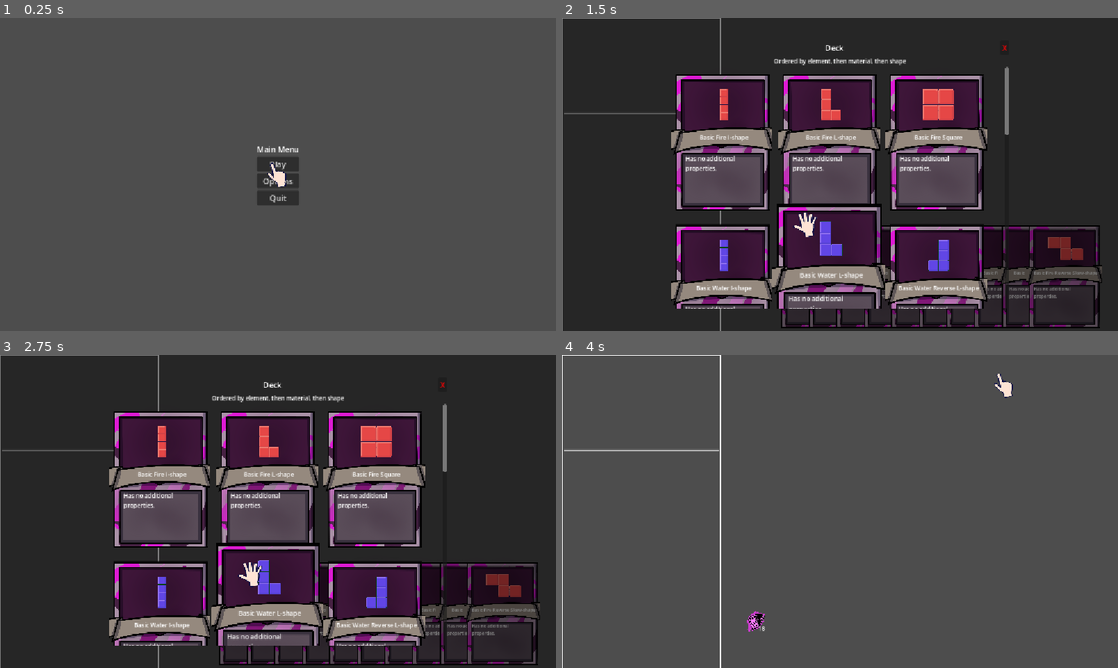
Above: before the commit, frames 1-4 (two rows, left to right).
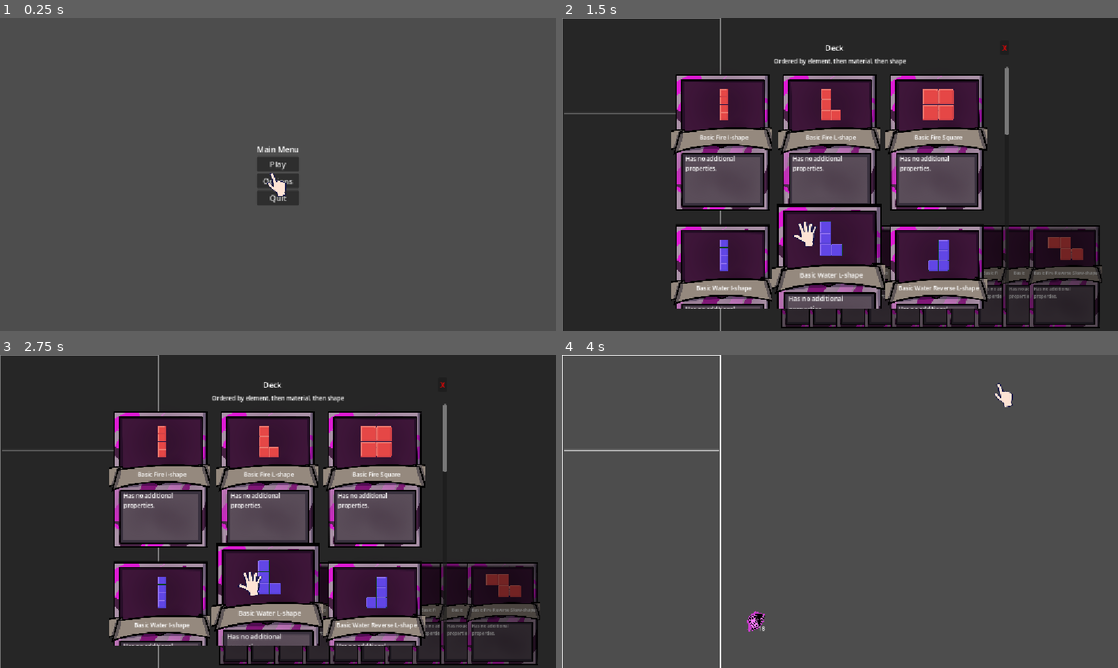
Above: after the commit, the same moments.

Repository: ttcs-games/godot-wild-jam-99
Game: Godot game, scene res://Main_menu.tscn
Same seed, same stepped clock (60 frames per second), same inputs: the game is played once before the commit and once after it.
Inputs (mouse positions are in pixels of both pictures, inside the frame that each line leads up to):
- Up to frame 1 (0.25 s): no input
- Up to frame 2 (1.5 s): click "Play" at 0.5 s; tap Enter at 1.25 s; drag from (762, 284) to (895, 105) at 1.27 s
- Up to frame 3 (2.75 s): drag from (255, 611) to (250, 574) at 2.02 s
- Up to frame 4 (4 s): tap Space at 2.75 s; move the mouse to (845, 611) at 2.77 s; hold Right 2.78-3.5 s; tap Enter at 2.85 s; click (845, 611) at 2.92 s; click "X" at 3.5 s

The runs differ from the first frame. In frame 1, 0.2% of the frame differs, in the area x 48-52%, y 46-58%; in frame 2, 0.3%, in the area x 41-46%, y 62-74%; in frame 3, 0.3%; in frame 4, 0.2%.

Commit message:
Fixed cursor sprite issue

Diff:
--- a/Game_zone.tscn
+++ b/Game_zone.tscn
@@ -40,6 +40,7 @@
 z_as_relative = false
 position = Vector2(31, 23)
 scale = Vector2(0.41393447, 0.3506711)
+animation = &"hover_exit"
 
 [node name="Grid" parent="." unique_id=37737656 instance=ExtResource("3_ob6xn")]
 position = Vector2(5, 5)
--- a/cursor.gd
+++ b/cursor.gd
@@ -7,7 +7,9 @@
 	play("idle")
 
 func _process(_delta):
-	position = get_viewport().get_mouse_position()
+	position.x = get_viewport().get_mouse_position().x
+	position.y = get_viewport().get_mouse_position().y+20
+
 
 func _on_animation_finished() -> void:
 	if animation == "hover_exit" || animation == "throw":
Not shown: 1 places in Game_zone.tscn that only renumber resources
